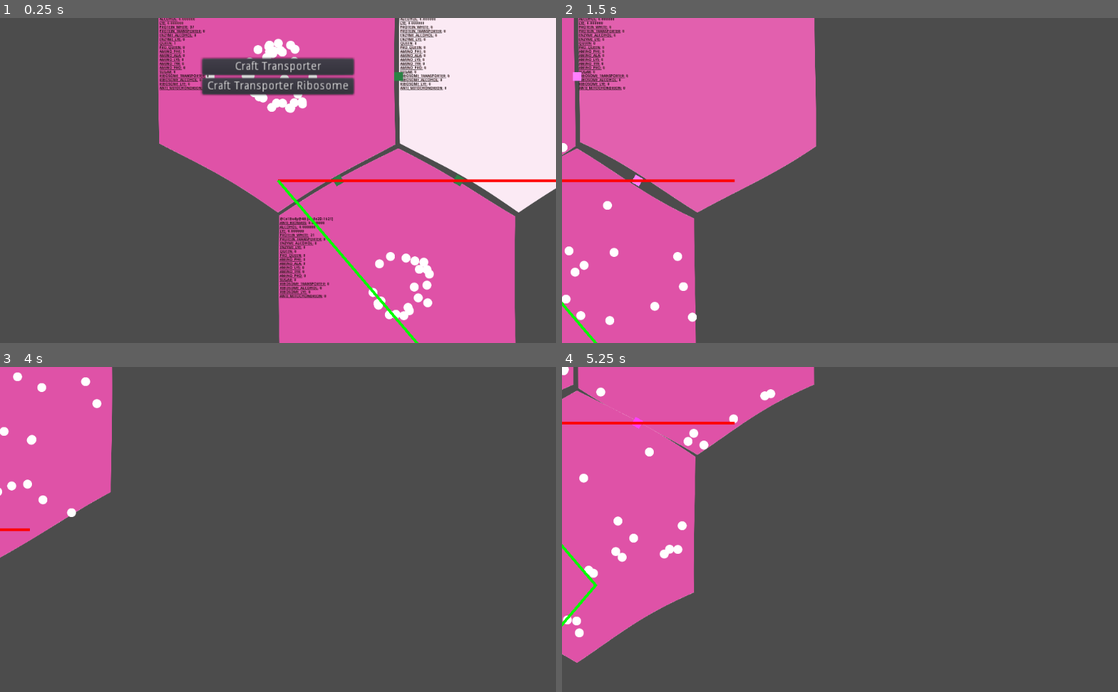
Above: before the commit, frames 1-4 (two rows, left to right).
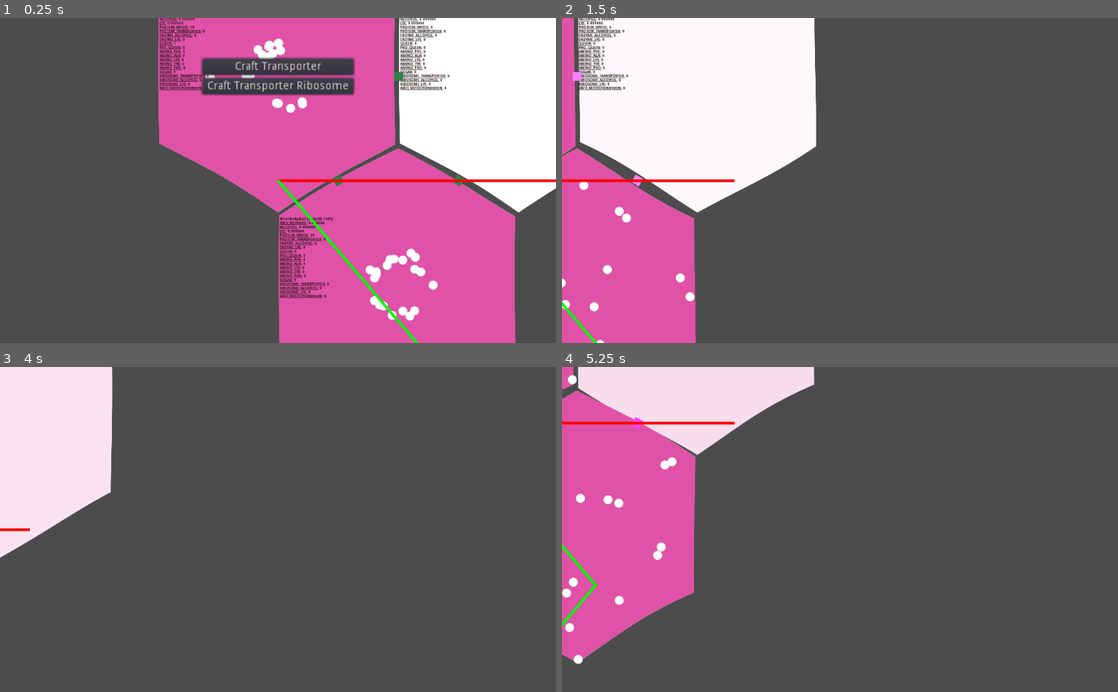
Above: after the commit, the same moments.

Repository: tobyp/hackathon2020
Game: Godot game, scene res://main.tscn
The game is run twice, just before and just after one commit, with the same random seed, the same clock (stepped at 60 frames per second) and the same inputs.
Inputs (mouse positions are in pixels of both pictures, inside the frame that each line leads up to):
- Up to frame 1 (0.25 s): no input
- Up to frame 2 (1.5 s): tap Enter at 0.5 s; move the mouse to (962, 164) at 0.52 s; hold D 0.53-1.25 s; click (962, 164) at 0.67 s; drag from (728, 196) to (812, 245) at 1.27 s
- Up to frame 3 (4 s): move the mouse to (333, 458) at 2.02 s; hold D 2.03-2.75 s; drag from (250, 594) to (111, 480) at 2.77 s; tap Space at 3.5 s; move the mouse to (444, 578) at 3.52 s; hold A from 3.53 s (still down)
- Up to frame 4 (5.25 s): release A at 4.25 s; drag from (673, 480) to (756, 448) at 4.27 s; move the mouse to (867, 529) at 5.02 s; hold S from 5.03 s (still down); click (867, 529) at 5.17 s

The runs differ from the first frame. In frame 1, 1.2% of the frame differs, in the area x 34-79%, y 2-94%; in frame 2, 22%, in the area x 0-46%, y 0-100%; in frame 3, 9.7%; in frame 4, 7.8%.

Commit message:
Implement poison recovery

Diff:
--- a/cells/cell.gd
+++ b/cells/cell.gd
@@ -15,6 +15,7 @@
 var output_rules = {}  # Dict[ParticleType, Dict[Cell, bool]], output_rules[PARTICLE_*][<Neighbor Cell>] = true/false
 var discovered: bool = true
 var poisons = {Globals.PoisonType.ANTI_BIOMASS: 1.0}  # Dict[PoisonType, float]
+var poison_recoveries = {}  # Dict[PoisonType, [float rate, float ceiling]]
 # 0 = Ready
 var auto_recipe_cooldown = 0
 
@@ -38,6 +39,7 @@
 func set_poison(poison: int, value: float):
 	if value <= 0.0:
 		self.poisons.erase(poison)
+		self.poison_recoveries.erase(poison)
 	else:
 		self.poisons[poison] = value
 	if poison == Globals.PoisonType.ANTI_BIOMASS:
@@ -87,8 +89,9 @@
 	return old_count - new_count
 
 # Called every game step.
-func simulate():
-	_process_pressure()
+func simulate(delta):
+	_process_poison_recovery(delta)
+	_process_pressure(delta)
 	_process_recipes()
 	_display_debug()
 
@@ -136,7 +139,13 @@
 		self.particle_counts[t] = 0
 		self.output_rules[t] = {}
 
-func _process_pressure():
+func _process_poison_recovery(delta):
+	for t in self.poison_recoveries:
+		var rate_and_ceil = self.poison_recoveries[t]
+		self.set_poison(t, min(self.get_poison(t) + delta * rate_and_ceil[0], rate_and_ceil[1]))
+	pass
+
+func _process_pressure(delta):
 	for t in Globals.ParticleType.values():
 		var particle_name = Globals.particle_type_get_name(t)
 		var supply_own = self.particle_counts.get(t, 0)
@@ -158,11 +167,11 @@
 			for n in demand_neighbors.keys():
 				var demand_neighbor = demand_neighbors[n] / demand_total
 				if demand_neighbor > 0:
-					var transfer = Globals.diffuse_func(budget, demand_neighbor)
+					var transfer = Globals.diffuse_func(budget, demand_neighbor, delta)
 					print("%s neighbor %s demands %f %s, transfer %f" % [self, n, demand_neighbor, particle_name, transfer])
 					var valve_transfer = output_valves.get(n, 0) + transfer
 					if valve_transfer >= 1.0:
-						self._push_particles(t, n, floor(valve_transfer))
+						self._push_particles(t, n, floor(valve_transfer) as int)
 						valve_transfer -= floor(valve_transfer)
 					output_valves[n] = valve_transfer
 
--- a/globals.gd
+++ b/globals.gd
@@ -114,10 +114,10 @@
 	return "Unknown Poison"
 
 
-# Calculate how many particles to send, per tick, given a budget of cells that could be sent, and a demand weight from 0 to 1
+# Calculate how many particles to send, in `delta` seconds, given a `budget` of cells that could be sent, and a `demand` weight from 0 to 1
 # There's a lot of tuning to be had on the constants here.
-static func diffuse_func(budget: int, demand: float) -> float:
+static func diffuse_func(budget: int, demand: float, delta: float) -> float:
 	# for debugging, here's a very slow and even diffuse function that makes it easily visible
-	return budget * demand * 0.1
+	return budget * demand * 0.1 * delta
 	# this exponential will make diffusion go faster if the differential pressure is higher
-	return budget * 0.55 * exp(-4 * demand)
+	# return budget * 0.55 * exp(-4 * demand) * delta
--- a/grid/hex_grid.gd
+++ b/grid/hex_grid.gd
@@ -21,7 +21,7 @@
 
 func _simulate_tick():
 	for node in self.grid.values():
-		node.cell.simulate()
+		node.cell.simulate(timer.wait_time)  # TODO: can we get the actual elapsed time?
 
 func draw_tunnels(position, rotation):
 	var tunnelCollection = TunnelsTscn.instance()
--- a/main.gd
+++ b/main.gd
@@ -8,11 +8,12 @@
 	var cell0 = $HexGrid.create_cell(0, 0) as Cell
 	# remove poison first, else any particles you add will just die :(
 	cell0.set_poison(Globals.PoisonType.ANTI_BIOMASS, 0.0)
-	cell0.add_particles(Globals.ParticleType.PROTEIN_WHITE, 40)
+	cell0.add_particles(Globals.ParticleType.PROTEIN_WHITE, 19)
 	cell0.add_particles(Globals.ParticleType.QUEEN, 1)
 	cell0.add_particles(Globals.ParticleType.AMINO_PHE, 1)
 
 	var cell1 = $HexGrid.create_cell(1,0)
+	cell1.poison_recoveries = {Globals.PoisonType.ANTI_BIOMASS: [0.001, 1.0]}
 
 	var cell2 = $HexGrid.create_cell(0,1)
 	cell2.set_poison(Globals.PoisonType.ANTI_BIOMASS, 0.0)
